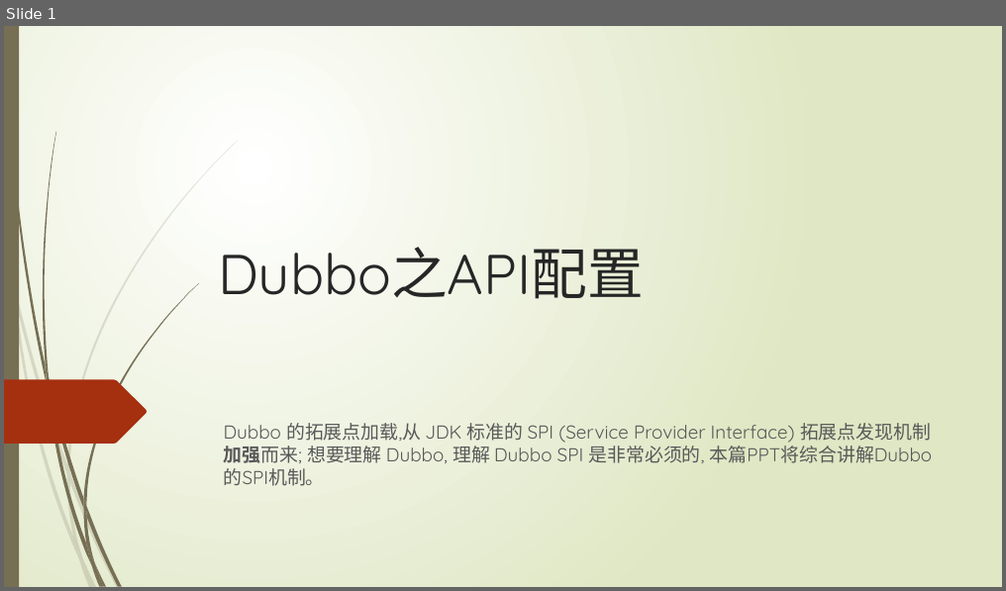
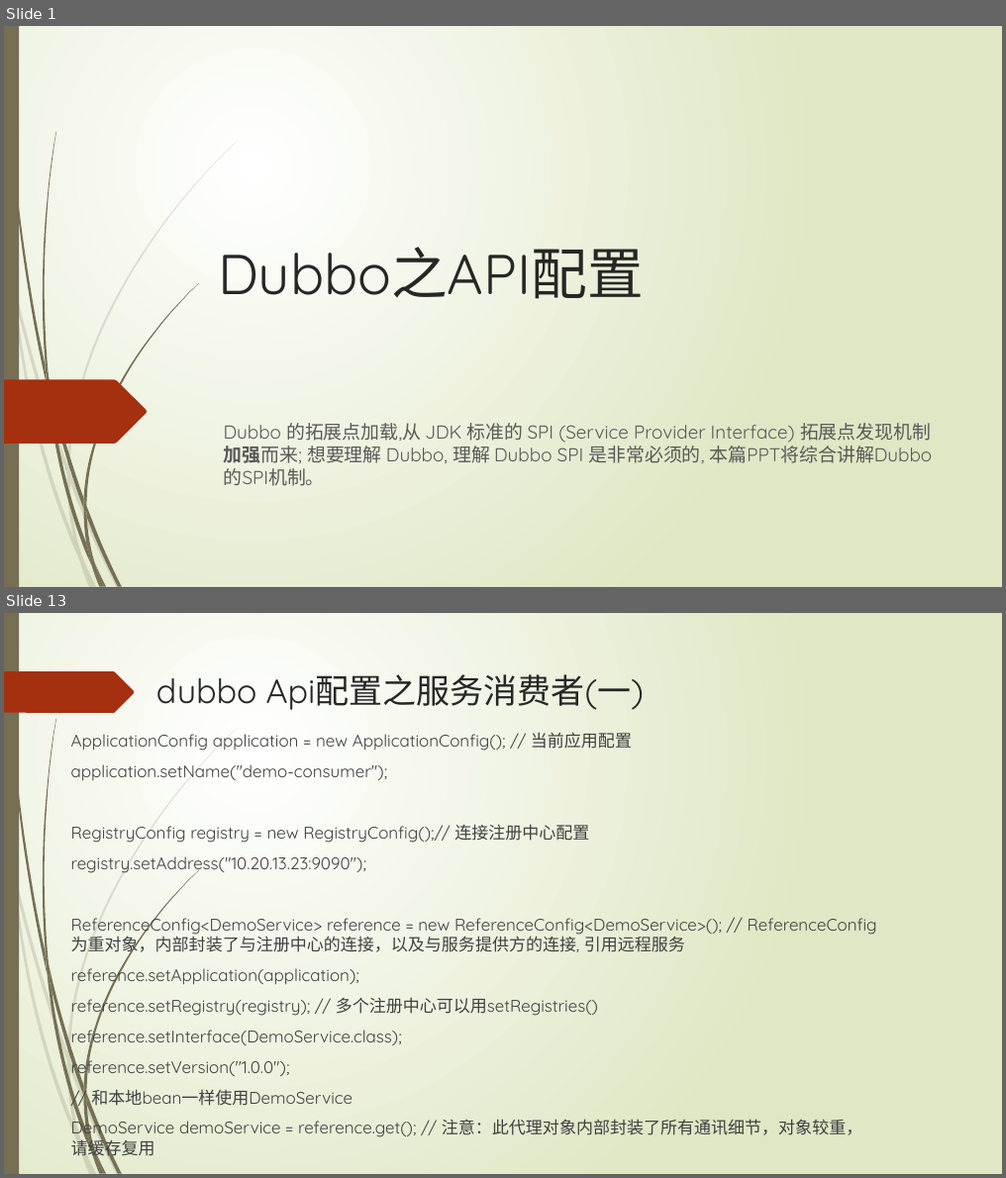
Before and after one commit to ityongman/Source_code_from-entry_to_giveup, a slide deck: dubbo/Dubbo 分析之API配置 v1.0 (二).pptx. Shown one above the other, each under a label of ours: slide 1 before the commit, slides 1 and 13 after it; the slides between them are not shown. The pictures are 1006x591 and 1006x1178 pixels, drawn with LibreOffice and Linux fonts; fonts in the diff are those of the drawing. Boxes give left, top, right and bottom in pixels: in the first picture for what was removed or moved away, otherwise in the second. Text is boxed around its words. In the diff, an @@ line names an element or a change of style, - is before the commit and + after.

Commit message:
增加dubbo服务暴露相关的ppt和对应的图例

```diff
--- a/dubbo/Dubbo 分析之API配置 v1.0 (二).pptx
+++ b/dubbo/Dubbo 分析之API配置 v1.0 (二).pptx
@@ slide 13 added at (x1=4, y1=613, x2=1002, y2=1174), background gradient #FFFFFF to #DFE8C4; not listed: 23 template elements that a slide beside it also shows @@
@@ freeform shape added at (x1=4, y1=671, x2=135, y2=713), fill #A53010 @@
@@ title added at (x1=156, y1=674, x2=644, y2=710), 32.4 pt, text #262626 @@
+dubbo Api配置之服务消费者(一)
@@ text added at (x1=71, y1=732, x2=862, y2=1160), 16.2 pt, text #404040 @@
+ApplicationConfig application = new ApplicationConfig(); // 当前应用配置
+application.setName("demo-consumer");
+RegistryConfig registry = new RegistryConfig();// 连接注册中心配置
+registry.setAddress("10.20.13.23:9090");
+ReferenceConfig<DemoService> reference = new ReferenceConfig<DemoService>(); // ReferenceConfig为重对象，内部封装了与注册中心的连接，以及与服务提供方的连接, 引用远程服务
+reference.setApplication(application);
+reference.setRegistry(registry); // 多个注册中心可以用setRegistries()
+reference.setInterface(DemoService.class);
+reference.setVersion("1.0.0");
+// 和本地bean一样使用DemoService
+DemoService demoService = reference.get(); // 注意：此代理对象内部封装了所有通讯细节，对象较重，请缓存复用
```
Also in this commit, not shown: 12 other slides added, 23 slides removed, 6 other files.
